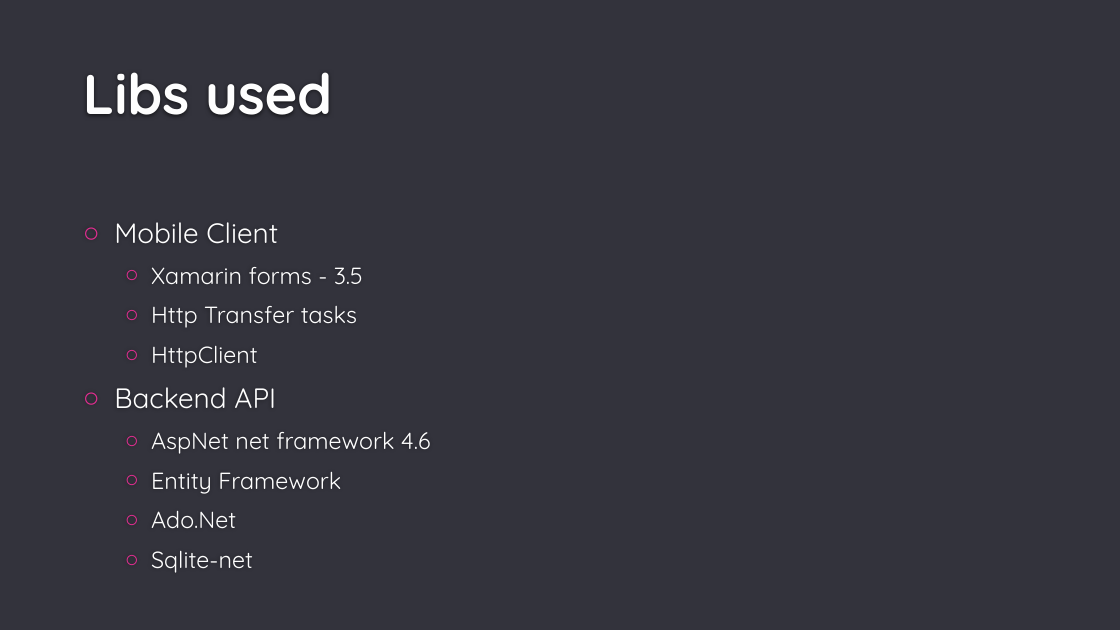
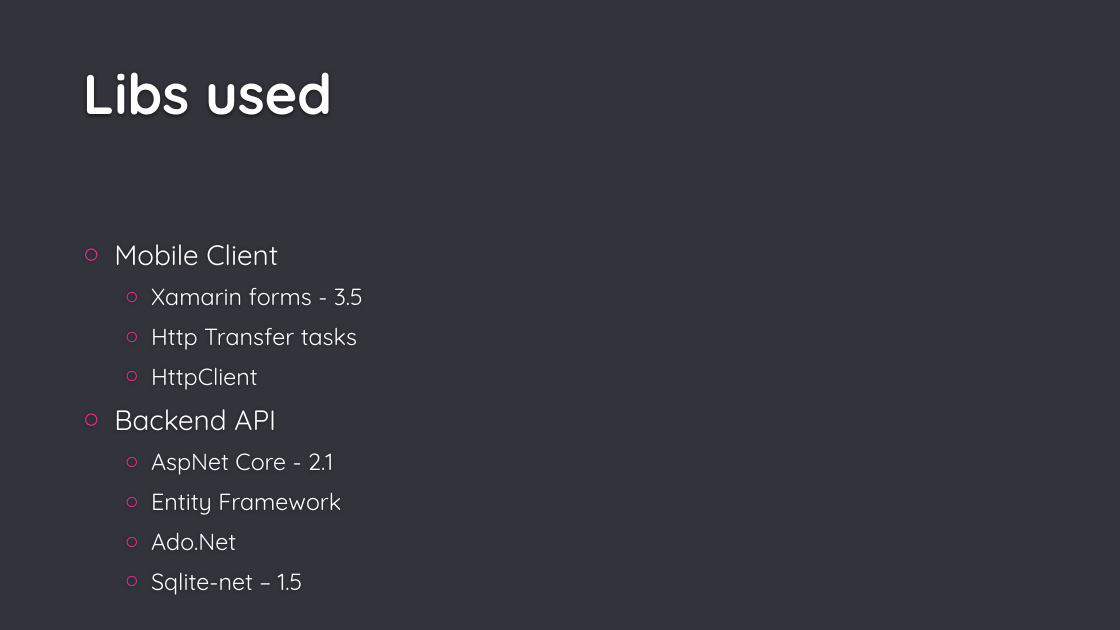
Before and after one commit to TorontoMobileDevelopers/Presentations, a slide deck: slide 7 of 2019-02-19_Lightning_Talks/2019-02-19_SqliteChalenges.pptx. Drawn at 1120x630 pixels with LibreOffice and Linux fonts; fonts in the diff are those of the drawing; background and template pictures are left out. Boxes give left, top, right and bottom in pixels: in the first picture for what was removed or moved away, otherwise in the second. Text is boxed around its words. In the diff, an @@ line names an element or a change of style, - is before the commit and + after.

```diff
--- a/2019-02-19_Lightning_Talks/2019-02-19_SqliteChalenges.pptx
+++ b/2019-02-19_Lightning_Talks/2019-02-19_SqliteChalenges.pptx
@@ text at (x1=151, y1=453, x2=333, y2=475): text changed @@
-  ○ AspNet net framework 4.6
+  ○ AspNet Core - 2.1
@@ text at (x1=151, y1=573, x2=303, y2=595): text changed @@
-  ○ Sqlite-net
+  ○ Sqlite-net – 1.5
```
Also in this commit, not shown: 2 other files.
